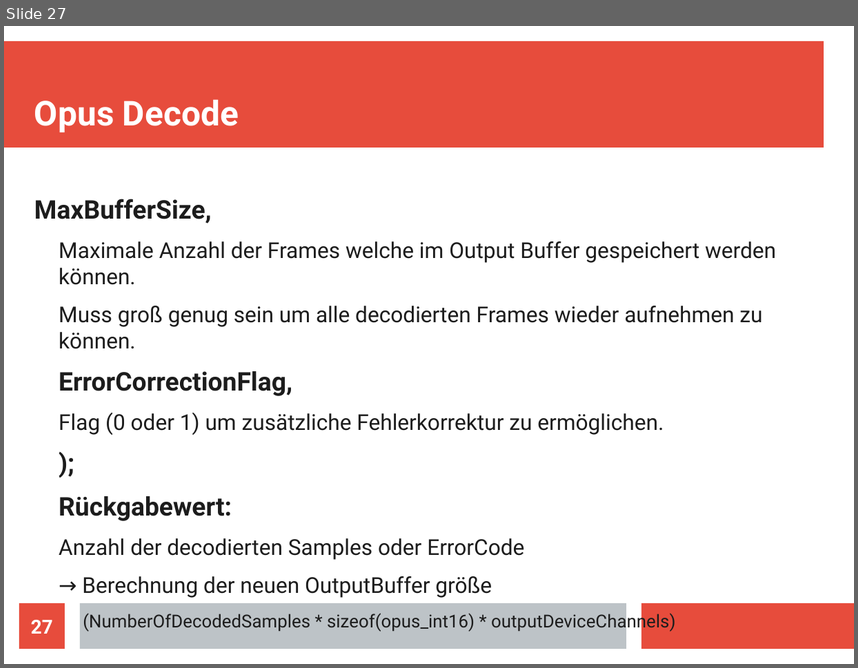
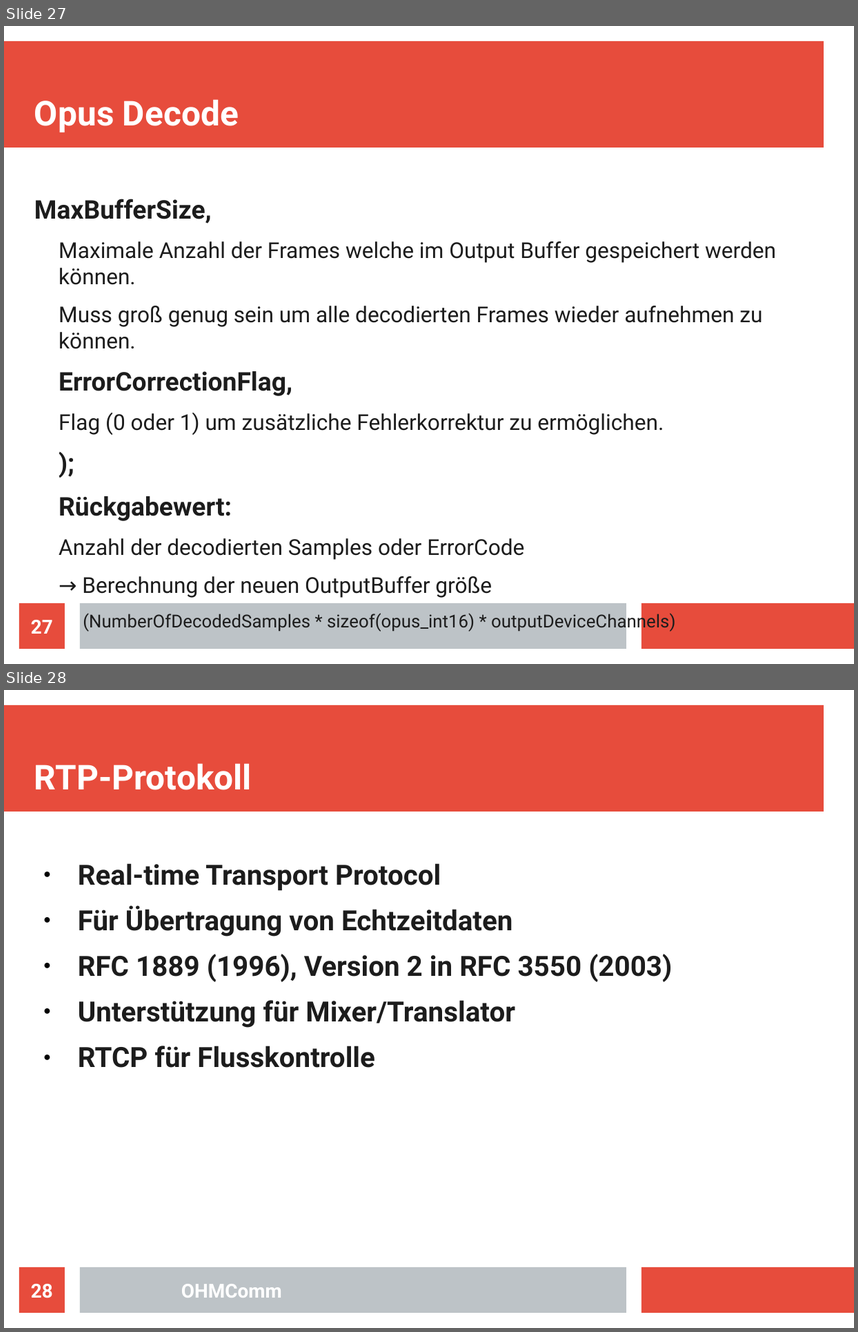
Before and after one commit to doe300/OHMComm, a slide deck: documents/OHMCommPres.odp. Shown one above the other, each under a label of ours: slide 27 before the commit, slides 27 and 28 after it. The pictures are 858x668 and 858x1332 pixels, drawn with LibreOffice and Linux fonts; fonts in the diff are those of the drawing. Boxes give left, top, right and bottom in pixels: in the first picture for what was removed or moved away, otherwise in the second. Text is boxed around its words. In the diff, an @@ line names an element or a change of style, - is before the commit and + after.

```diff
--- a/documents/OHMCommPres.odp
+++ b/documents/OHMCommPres.odp
@@ slide 28 added at (x1=4, y1=690, x2=854, y2=1328), background #FFFFFF; not listed: 3 template elements that a slide beside it also shows @@
@@ title added at (x1=34, y1=763, x2=252, y2=790), 32 pt, text #FFFFFF, bold @@
+RTP-Protokoll
@@ text added at (x1=78, y1=863, x2=672, y2=1067), 26 pt, text #1C1C1C, bold @@
+● Real-time Transport Protocol
+● Für Übertragung von Echtzeitdaten
+● RFC 1889 (1996), Version 2 in RFC 3550 (2003)
+● Unterstützung für Mixer/Translator
+● RTCP für Flusskontrolle
@@ page number added at (x1=19, y1=1267, x2=65, y2=1312), fill #E74C3C, 18 pt, text #FFFFFF, bold @@
+28
@@ text added at (x1=181, y1=1283, x2=282, y2=1297), 18 pt, text #FFFFFF, bold @@
+OHMComm
```
Also in this commit, not shown: 14 other slides added.
